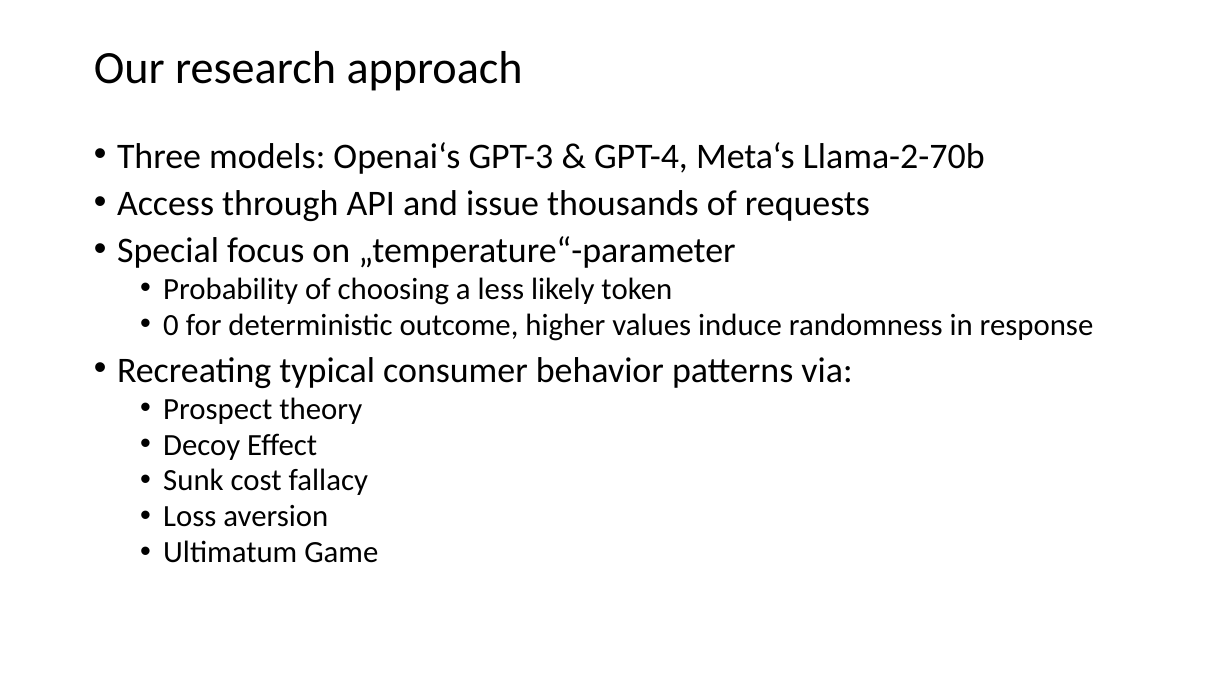
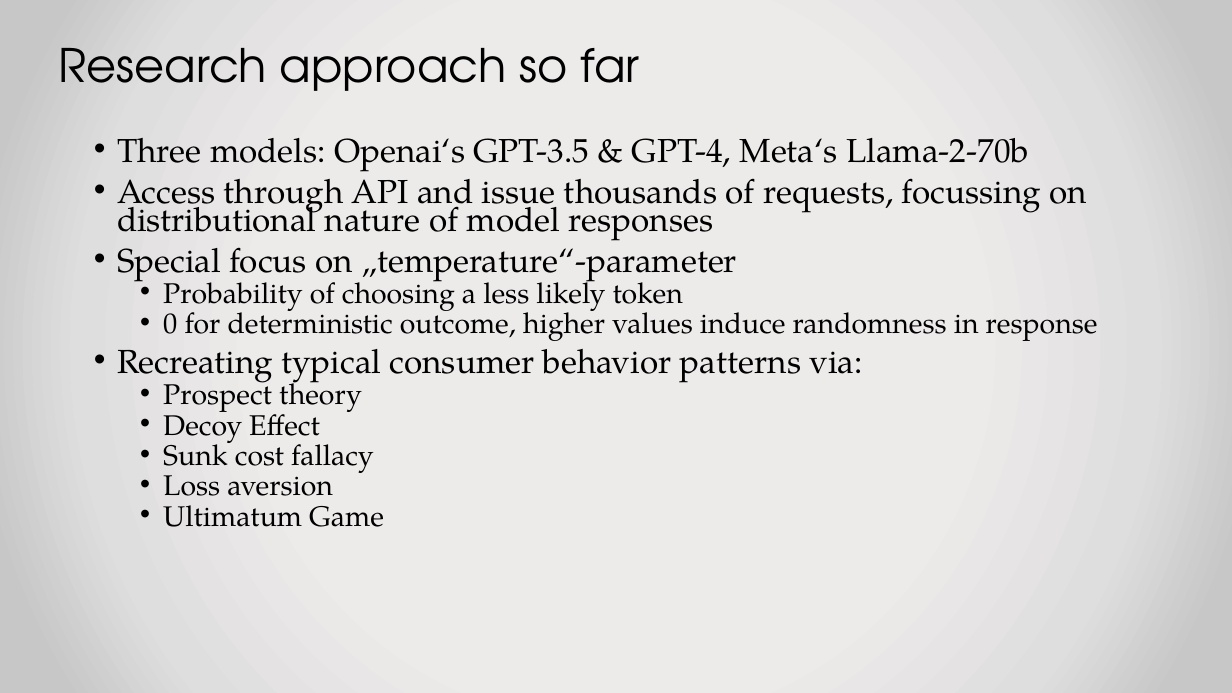
Before and after one commit to MariusDSPM/Data-Science-Project, a slide deck: slide 4 of ds500_interim_presentation.pptx (slide 5 before the commit). Drawn at 1232x693 pixels with LibreOffice and Linux fonts; fonts in the diff are those of the drawing. Boxes give left, top, right and bottom in pixels: in the first picture for what was removed or moved away, otherwise in the second. Text is boxed around its words. In the diff, an @@ line names an element or a change of style, - is before the commit and + after.

```diff
--- a/ds500_interim_presentation.pptx
+++ b/ds500_interim_presentation.pptx
@@ background #FFFFFF to gradient #EDEBEB to #E0DEDE to #C9C7C7 @@
@@ title at box(59, 47, 640, 91): text changed; font Calibri to TeX Gyre Adventor @@
-Our research approach
+Research approach so far
@@ text at box(117, 138, 1087, 241): text changed; size 28 to 25.9 pt; font Calibri to TeX Gyre Pagella @@
-• Three models: Openai‘s GPT-3 & GPT-4, Meta‘s Llama-2-70b
-• Access through API and issue thousands of requests
+• Three models: Openai‘s GPT-3.5 & GPT-4, Meta‘s Llama-2-70b
+• Access through API and issue thousands of requests, focussing on distributional nature of model responses
@@ text at box(117, 237, 1098, 527): size 28 to 25.9 pt in "Special focus on „temperature“-parameter", "Recreating typical consumer behavior patterns via:"; font Calibri to TeX Gyre Pagella in "Special focus on „temperature“-parameter", "Probability of choosing a less likely token", "0 for deterministic outcome, higher values induce ...", "Recreating typical consumer behavior patterns via:" and 5 more places; size 24 to 22.2 pt in "Probability of choosing a less likely token", "0 for deterministic outcome, higher values induce ...", "Prospect theory", "Decoy Effect" and 3 more places; line spacing 0.8 to 0.7 @@
```
Also in this commit, not shown: 3 other slides changed, 1 slide removed, 1 other file.
